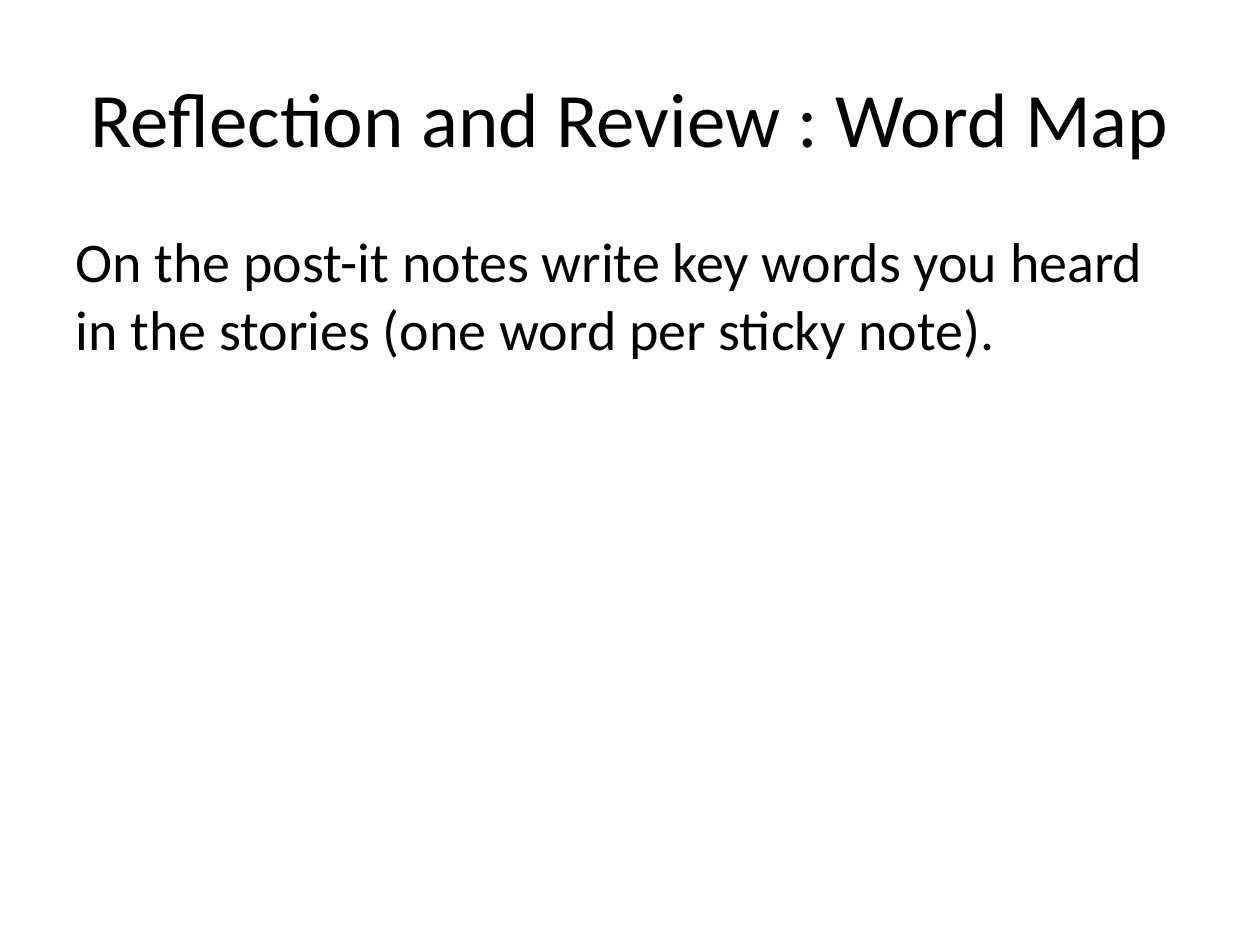
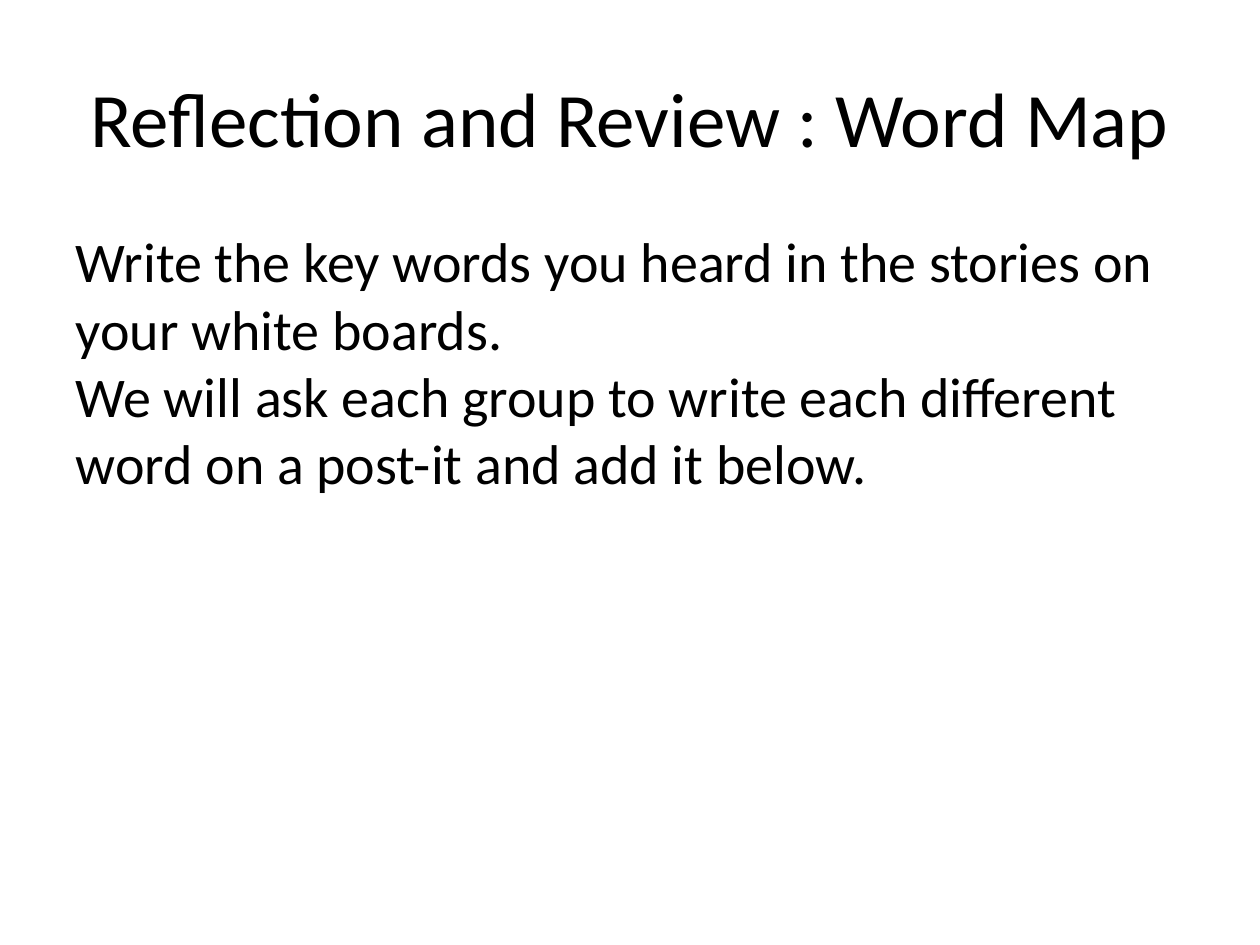
Before and after one commit to mr-eggleton/web-lit-core, a slide deck: slide 8 of powerpoints/01-web-and-you.pptx. Drawn at 1260x945 pixels with LibreOffice and Linux fonts; fonts in the diff are those of the drawing. Boxes give left, top, right and bottom in pixels: in the first picture for what was removed or moved away, otherwise in the second. Text is boxed around its words. In the diff, an @@ line names an element or a change of style, - is before the commit and + after.

```diff
--- a/powerpoints/01-web-and-you.pptx
+++ b/powerpoints/01-web-and-you.pptx
@@ text at [76,243,1152,493]: text changed @@
-On the post-it notes write key words you heard in the stories (one word per sticky note).
+Write the key words you heard in the stories on your white boards. We will ask each group to write each different word on a post-it and add it below.
```
Also in this commit, not shown: 2 other slides changed, 34 other files.
